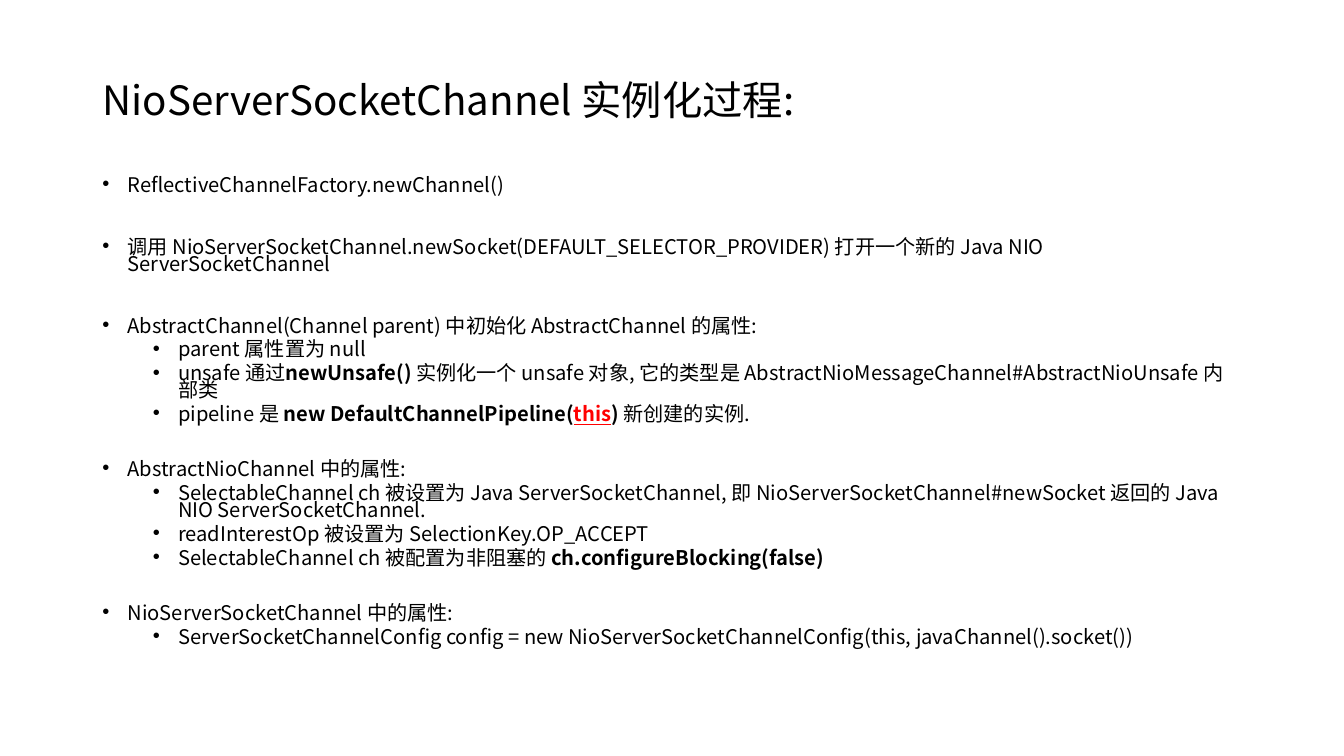
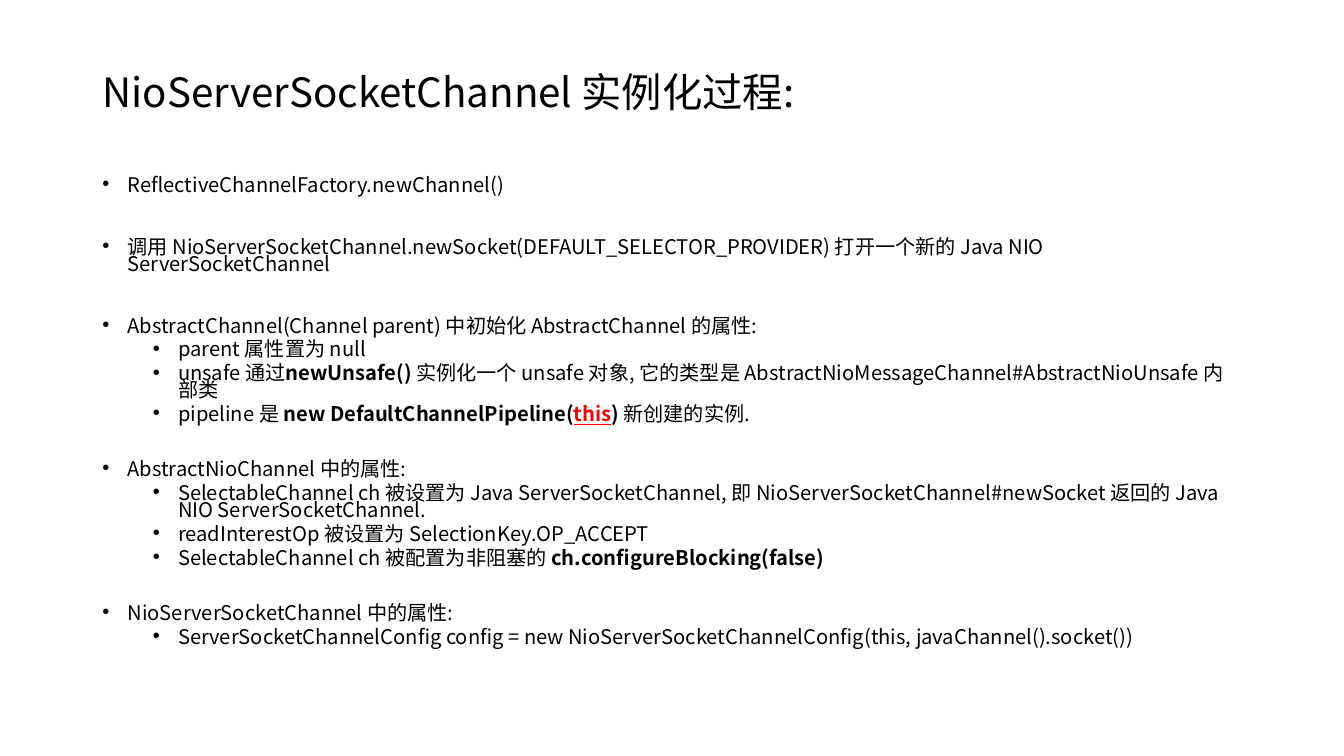
Before and after one commit to taomee517/netty-notes, a slide deck: slide 33 of Netty分享.pptx. Drawn at 1344x756 pixels with LibreOffice and Linux fonts; fonts in the diff are those of the drawing. Boxes give left, top, right and bottom in pixels: in the first picture for what was removed or moved away, otherwise in the second. Text is boxed around its words. In the diff, an @@ line names an element or a change of style, - is before the commit and + after.

```diff
--- a/Netty分享.pptx
+++ b/Netty分享.pptx
@@ title "NioServerSocketChannel 实例化过程:": place and size @@
-title "NioServerSocketChannel 实例化过程:" at [102, 81, 795, 119]
+title "NioServerSocketChannel 实例化过程:" at [102, 73, 795, 111]
```
Also in this commit, not shown: 22 other slides changed, 1 slide added, 1 slide removed.
